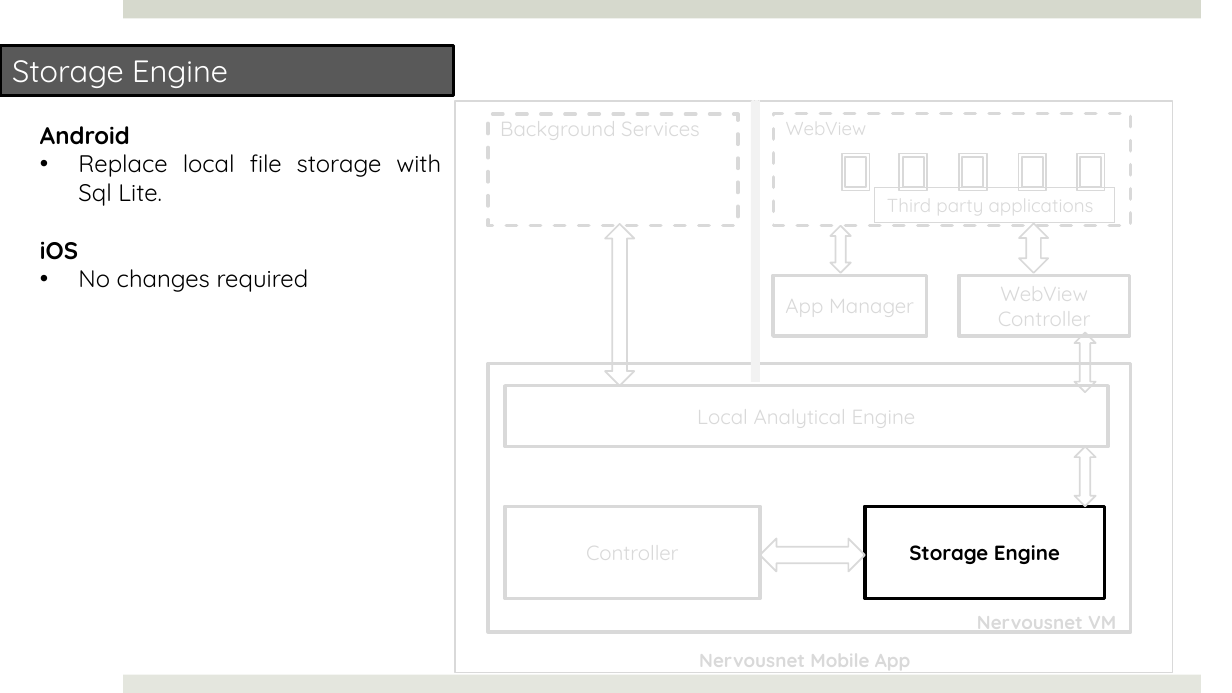
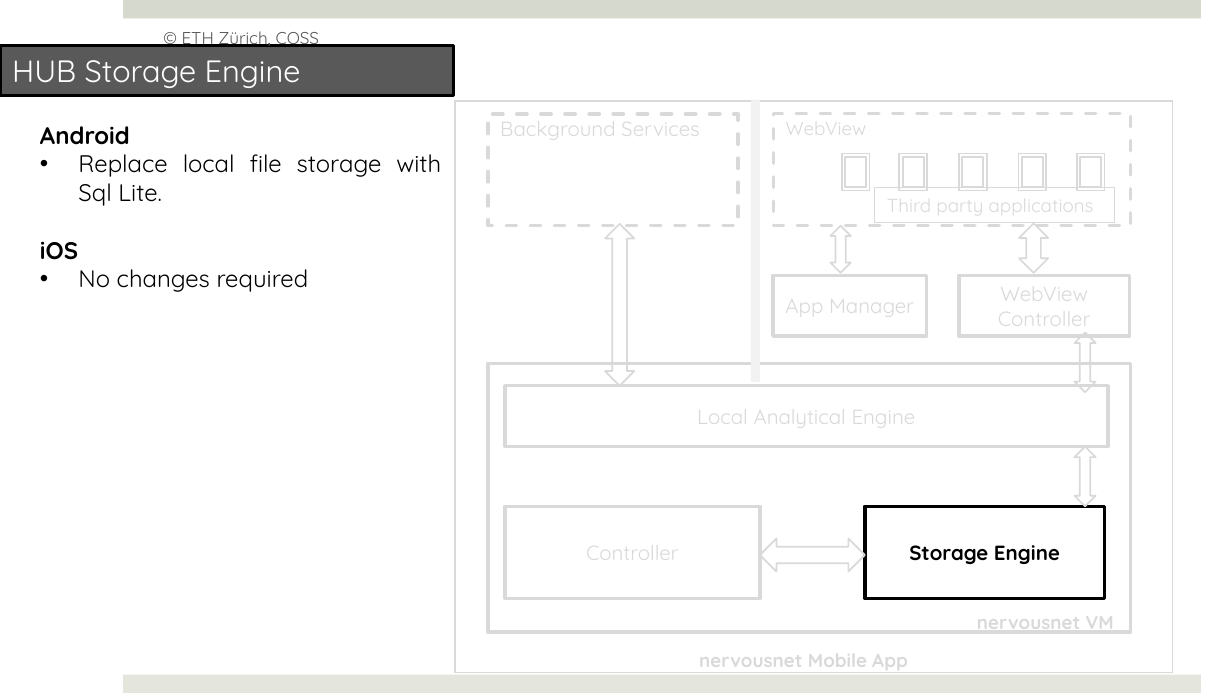
Before and after one commit to prasad79/nervousnet, a slide deck: slide 7 of Documents/NervousNet_Redesign.pptx (slide 6 before the commit). Drawn at 1232x693 pixels with LibreOffice and Linux fonts; fonts in the diff are those of the drawing. Boxes give left, top, right and bottom in pixels: in the first picture for what was removed or moved away, otherwise in the second. Text is boxed around its words. In the diff, an @@ line names an element or a change of style, - is before the commit and + after.

```diff
--- a/Documents/NervousNet_Redesign.pptx
+++ b/Documents/NervousNet_Redesign.pptx
@@ text added at (182, 31, 319, 49), 10 pt, text #595959 @@
+© ETH Zürich, COSS
@@ text in rectangle at (12, 60, 301, 88): text changed @@
-Storage Engine
+HUB Storage Engine
@@ text at (977, 607, 1114, 635): text changed @@
-Nervousnet VM
+nervousnet VM
@@ text at (699, 645, 908, 673): text changed @@
-Nervousnet Mobile App
+nervousnet Mobile App
```
Also in this commit, not shown: 17 other slides changed, 2 slides removed, 33 other files.
